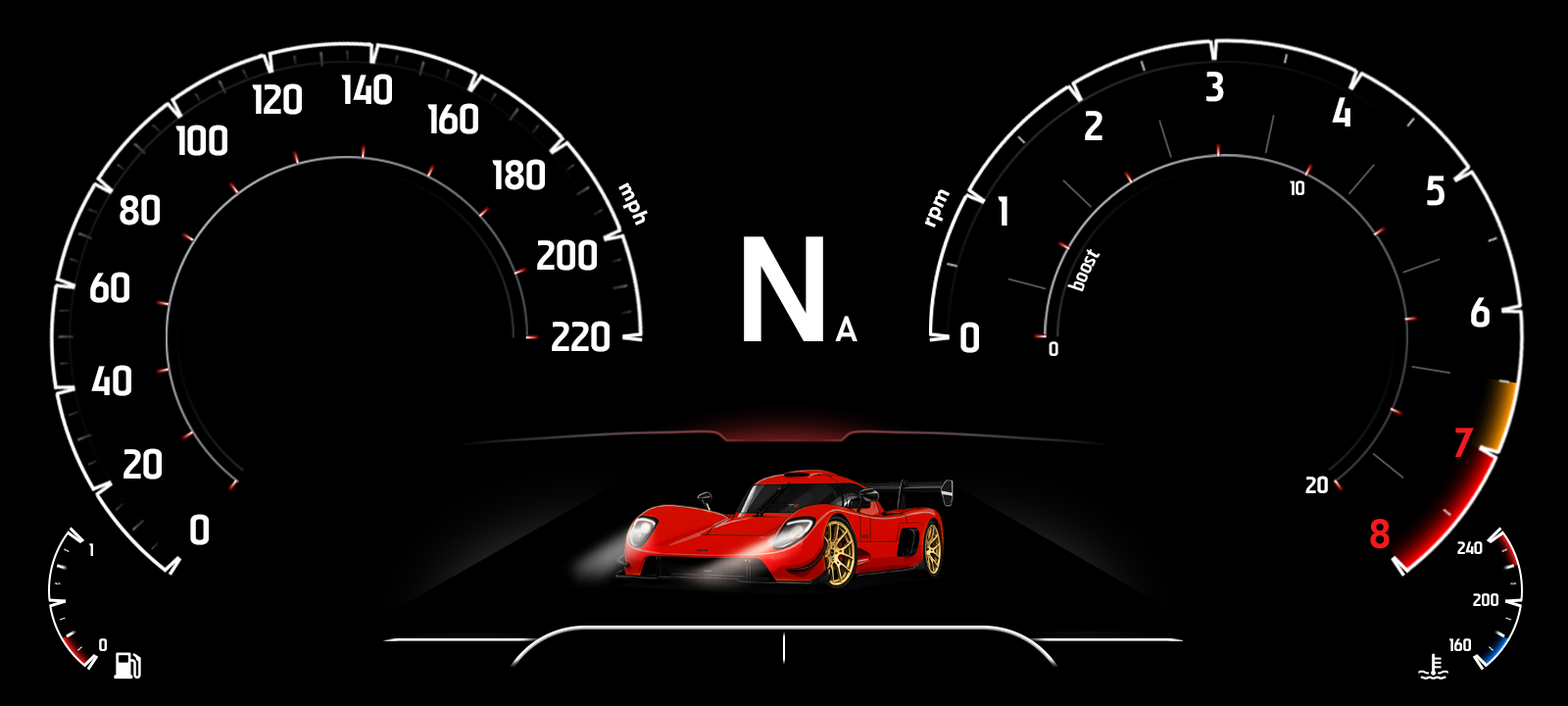
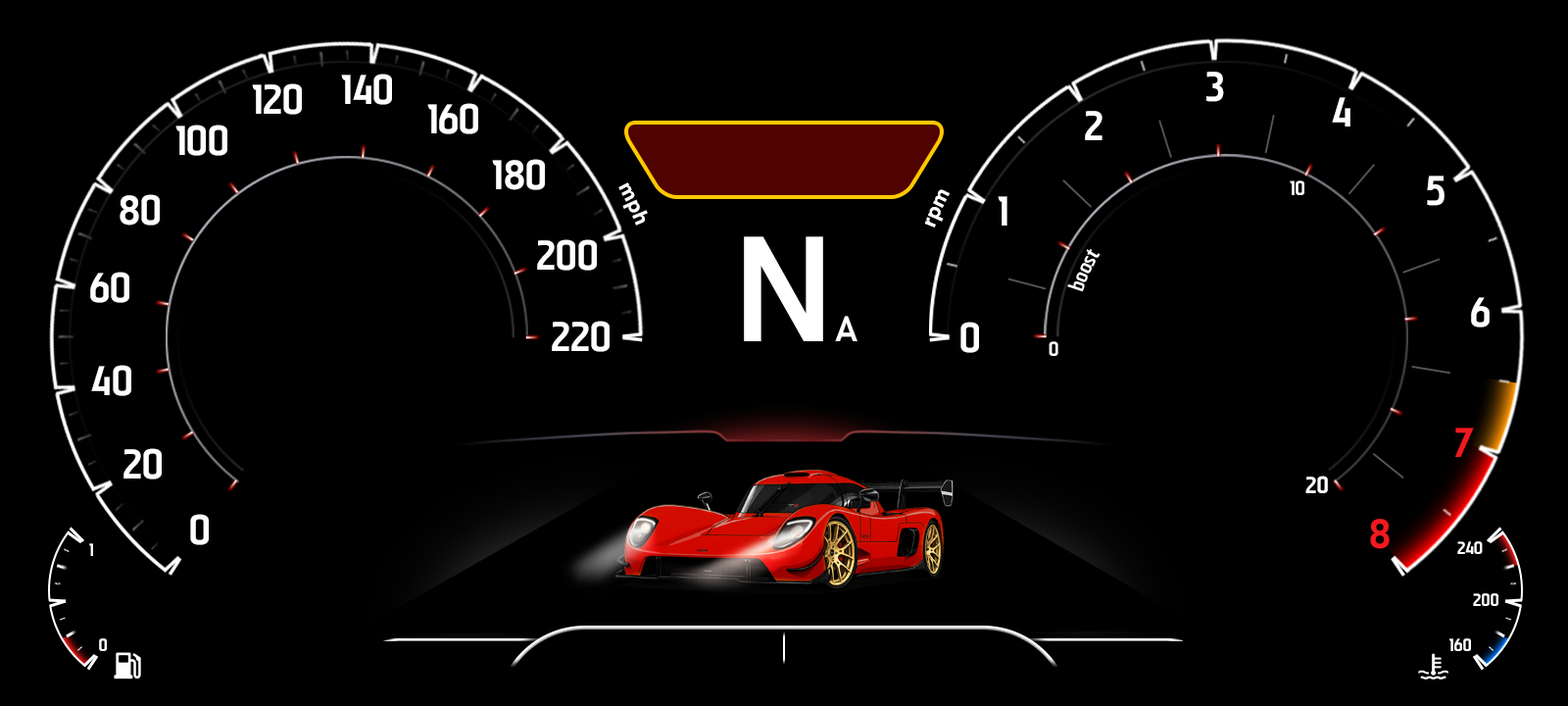
Two versions of the same layered image (1568px x 706px). Layer-by-layer changes:
added group "Group 1" with 1 layers in group "Middle" over <box>624,120,944,199</box>
added layer "Rectangle 1" in group "Group 1" over <box>624,120,944,199</box>
